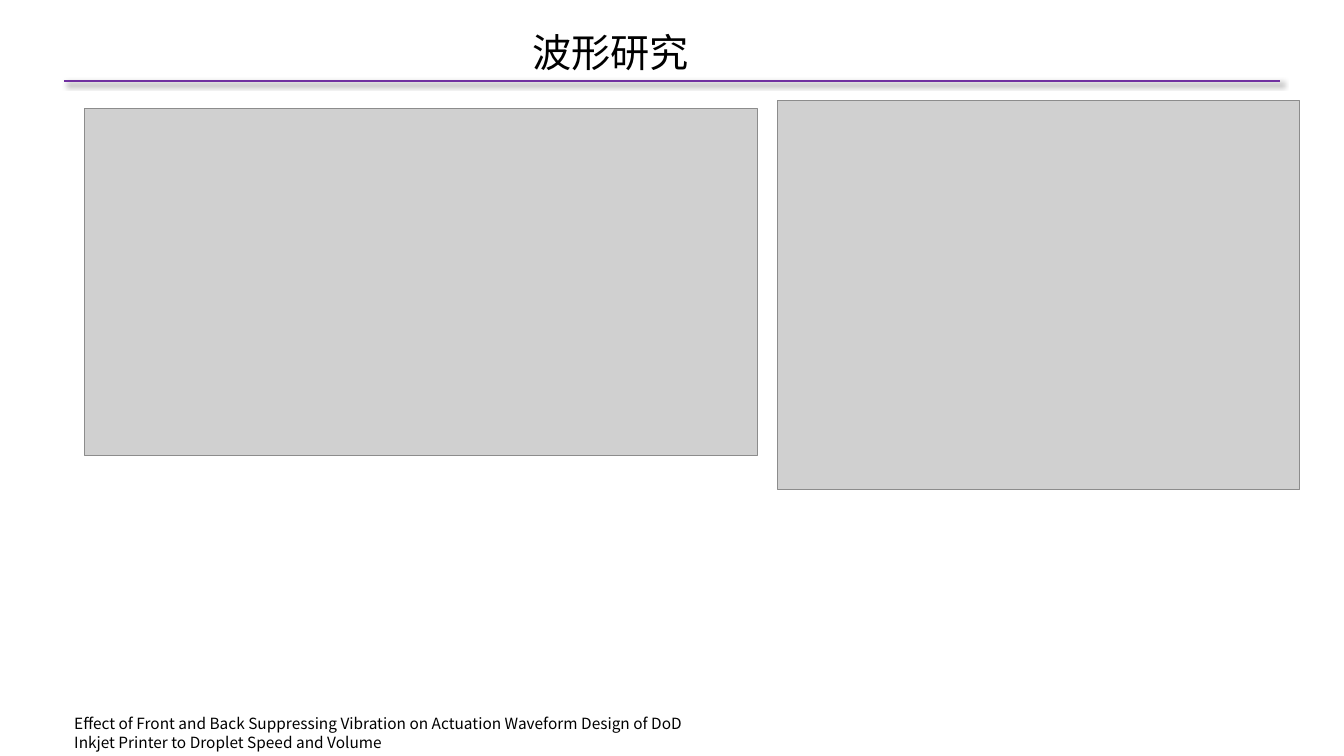
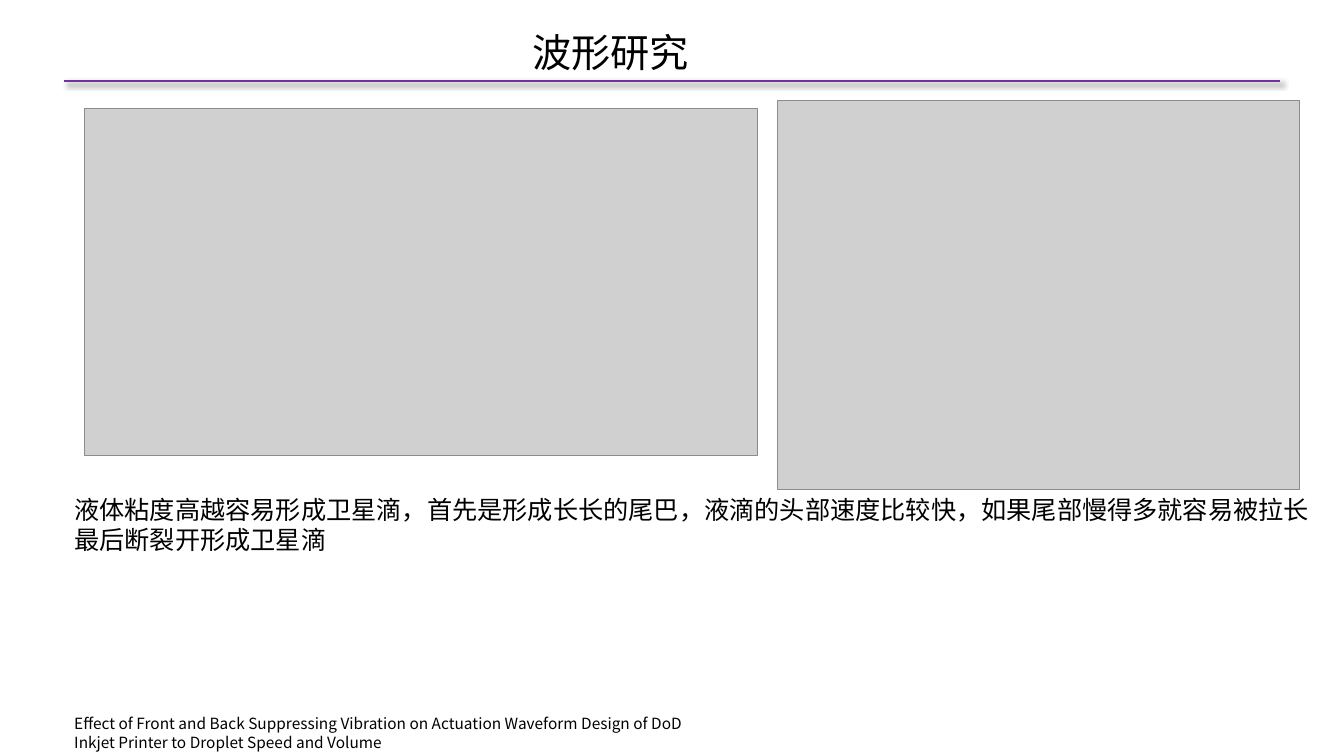
Before and after one commit to jysvs/Mytest, a slide deck: slide 8 of PPT/喷墨打印总结/喷墨打印总结.pptx. Drawn at 1344x756 pixels with LibreOffice and Linux fonts; fonts in the diff are those of the drawing; grey boxes stand for pictures. Boxes give left, top, right and bottom in pixels: in the first picture for what was removed or moved away, otherwise in the second. Text is boxed around its words. In the diff, an @@ line names an element or a change of style, - is before the commit and + after.

```diff
--- a/PPT/喷墨打印总结/喷墨打印总结.pptx
+++ b/PPT/喷墨打印总结/喷墨打印总结.pptx
@@ text added at box(74, 497, 1309, 551), 18 pt, text #000000 @@
+液体粘度高越容易形成卫星滴，首先是形成长长的尾巴，液滴的头部速度比较快，如果尾部慢得多就容易被拉长
+最后断裂开形成卫星滴
```
Also in this commit, not shown: 6 other slides changed, 6 slides added, 12 other files.
